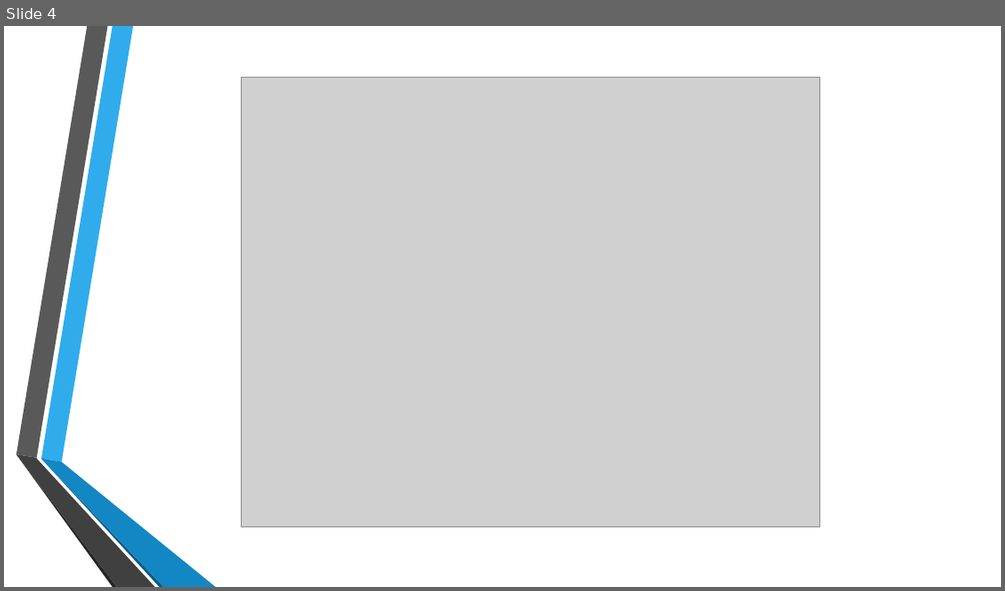
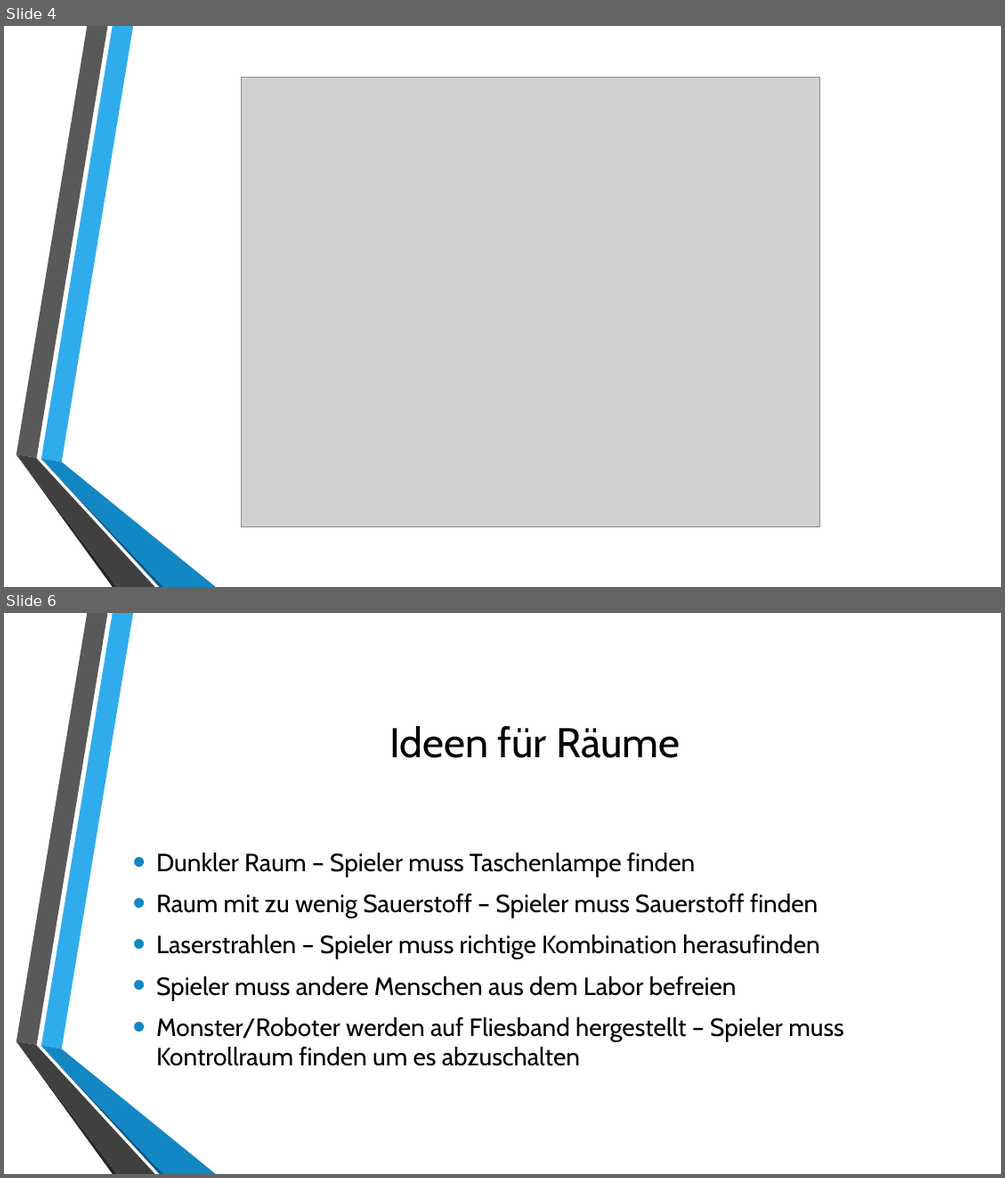
Before and after one commit to SrAguacate/Animations, a slide deck: Prototype1/Prototype1.pptx. Shown one above the other, each under a label of ours: slide 4 before the commit, slides 4 and 6 after it; the slides between them are not shown. The pictures are 1005x591 and 1005x1178 pixels, drawn with LibreOffice and Linux fonts; fonts in the diff are those of the drawing; grey boxes stand for pictures; background and template pictures are left out. Boxes give left, top, right and bottom in pixels: in the first picture for what was removed or moved away, otherwise in the second. Text is boxed around its words. In the diff, an @@ line names an element or a change of style, - is before the commit and + after.

```diff
--- a/Prototype1/Prototype1.pptx
+++ b/Prototype1/Prototype1.pptx
@@ slide 6 added at [4,613,1001,1174], background picture (left out); not listed: 6 template elements that a slide beside it also shows @@
@@ title added at [389,726,680,758], 40 pt, text #000000 @@
+Ideen für Räume
@@ text added at [156,852,843,1066], 24 pt, text #000000 @@
+• Dunkler Raum – Spieler muss Taschenlampe finden
+• Raum mit zu wenig Sauerstoff – Spieler muss Sauerstoff finden
+• Laserstrahlen – Spieler muss richtige Kombination herasufinden
+• Spieler muss andere Menschen aus dem Labor befreien
+• Monster/Roboter werden auf Fliesband hergestellt – Spieler muss Kontrollraum finden um es abzuschalten
```
Also in this commit, not shown: 3 slides changed, 1 slide removed, 4 other files.
